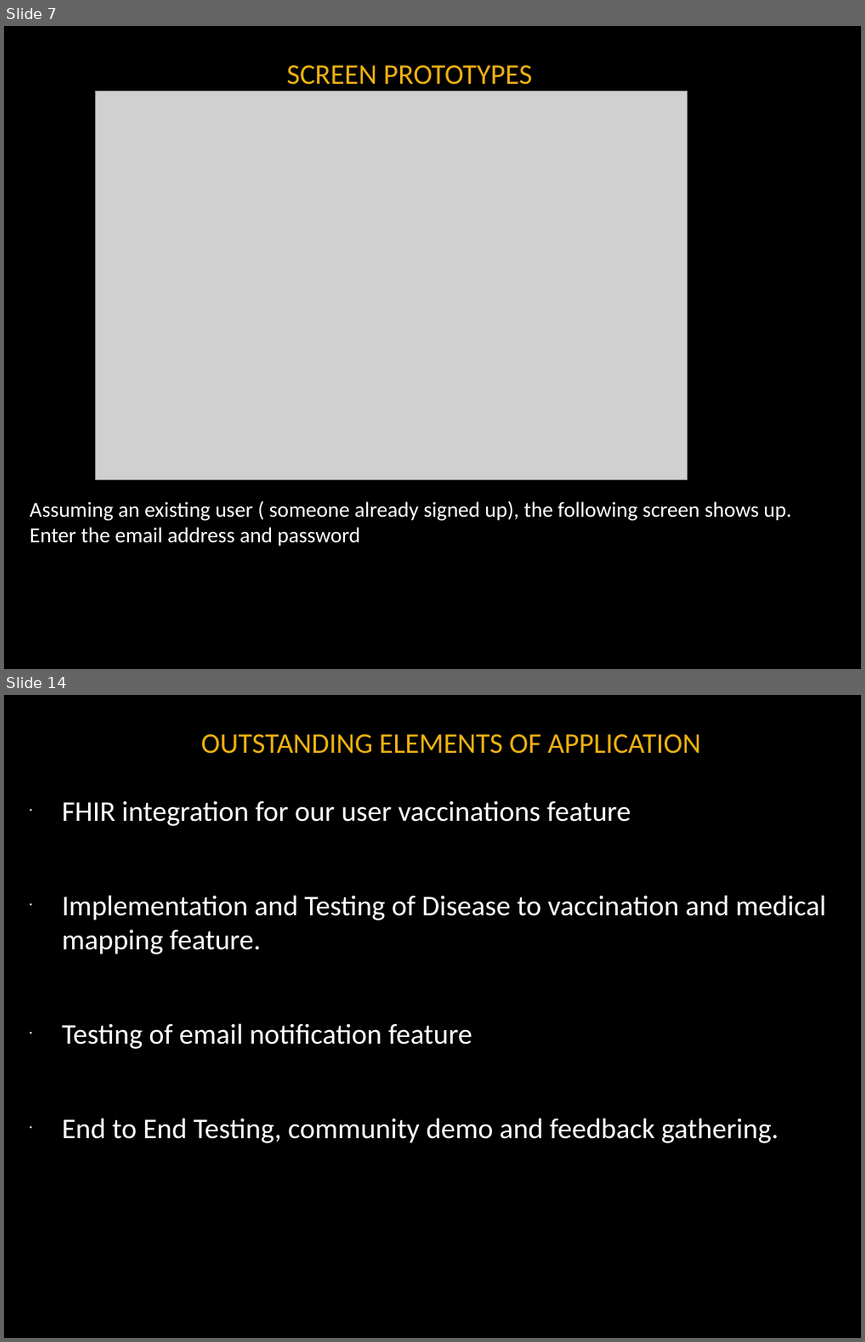
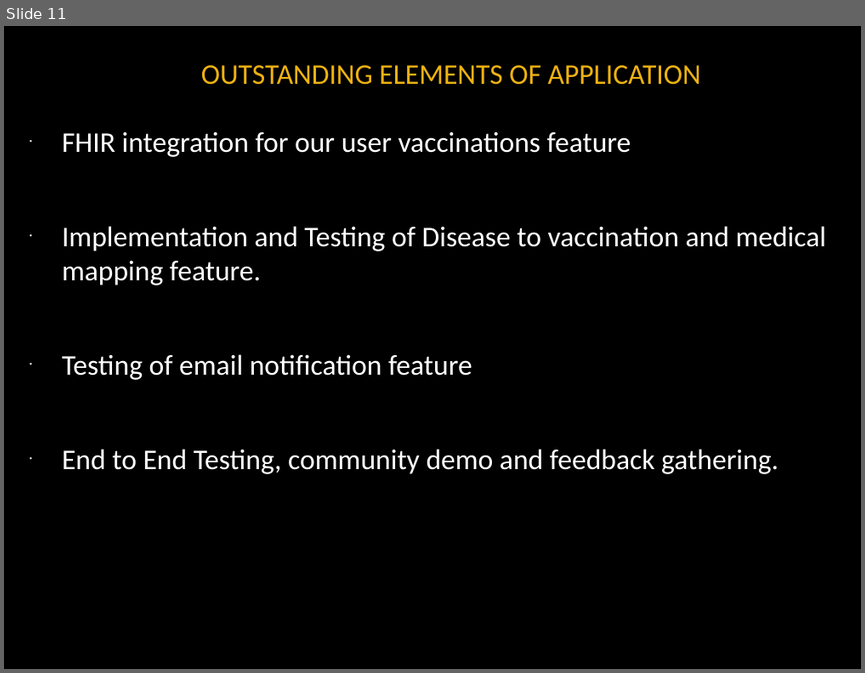
Before and after one commit to noanadler/RockStars, a slide deck: Deliverable3/Presentation/Rock_Stars_Presentation.pptx. Shown one above the other, each under a label of ours: slides 7 and 14 before the commit, slide 11 after it; the slides between them are not shown. The pictures are 865x1342 and 865x673 pixels, drawn with LibreOffice and Linux fonts; fonts in the diff are those of the drawing; grey boxes stand for pictures; background and template pictures are left out. Boxes give left, top, right and bottom in pixels: in the first picture for what was removed or moved away, otherwise in the second. Text is boxed around its words. In the diff, an @@ line names an element or a change of style, - is before the commit and + after.

```diff
--- a/Deliverable3/Presentation/Rock_Stars_Presentation.pptx
+++ b/Deliverable3/Presentation/Rock_Stars_Presentation.pptx
@@ slide 7 removed at (4, 26, 861, 669), background #000000 @@
@@ title removed at (287, 65, 532, 85) @@
-SCREEN PROTOTYPES
@@ picture removed at (96, 91, 687, 479) @@
@@ text removed at (30, 500, 792, 545) @@
-Assuming an existing user ( someone already signed up), the following screen shows up. Enter the email address and password
@@ what was slide 14 is now slide 11 @@
```
Also in this commit, not shown: 8 slides changed, 1 slide added, 3 other slides removed.
